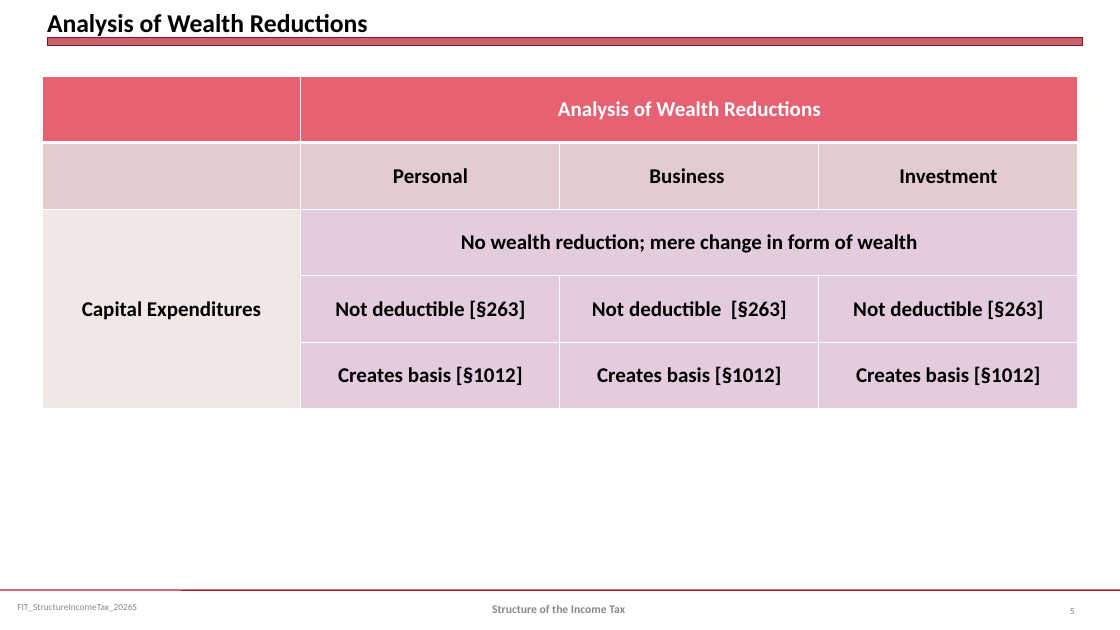
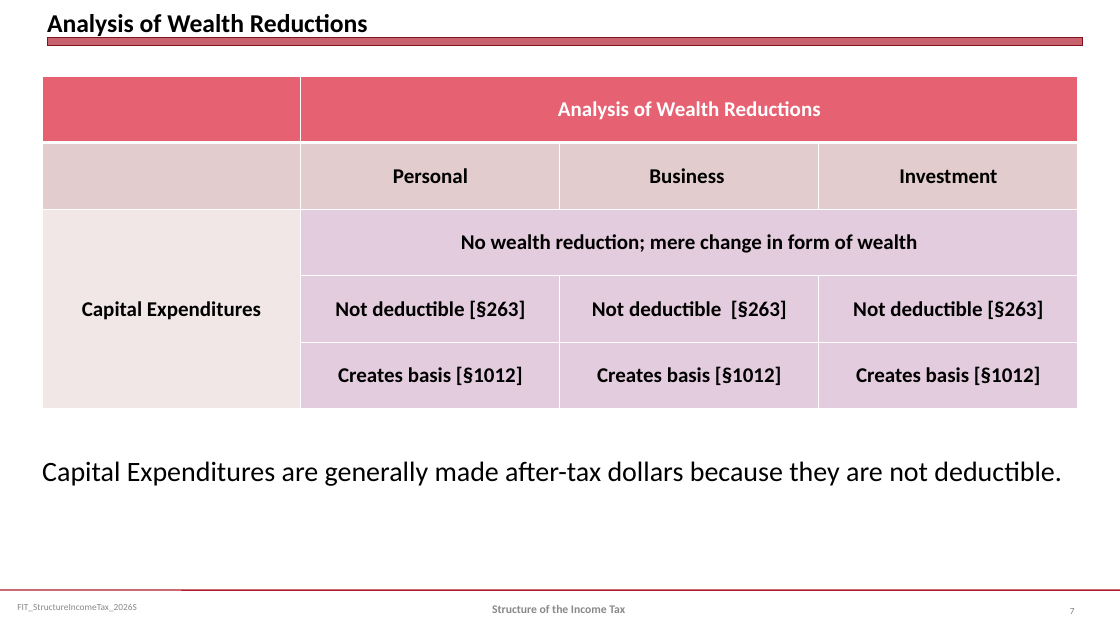
Before and after one commit to jmc877/Fed-Income-Tax, a slide deck: slide 7 of slides/FIT_StructureIncomeTax_2026S.pptx (slide 5 before the commit). Drawn at 1120x630 pixels with LibreOffice and Linux fonts; fonts in the diff are those of the drawing. Boxes give left, top, right and bottom in pixels: in the first picture for what was removed or moved away, otherwise in the second. Text is boxed around its words. In the diff, an @@ line names an element or a change of style, - is before the commit and + after.

```diff
--- a/slides/FIT_StructureIncomeTax_2026S.pptx
+++ b/slides/FIT_StructureIncomeTax_2026S.pptx
@@ text added at (42, 461, 1062, 486), 24 pt, text #000000 @@
+Capital Expenditures are generally made after-tax dollars because they are not deductible.
```
Also in this commit, not shown: 21 other slides changed, 5 slides added, 2 other files.
